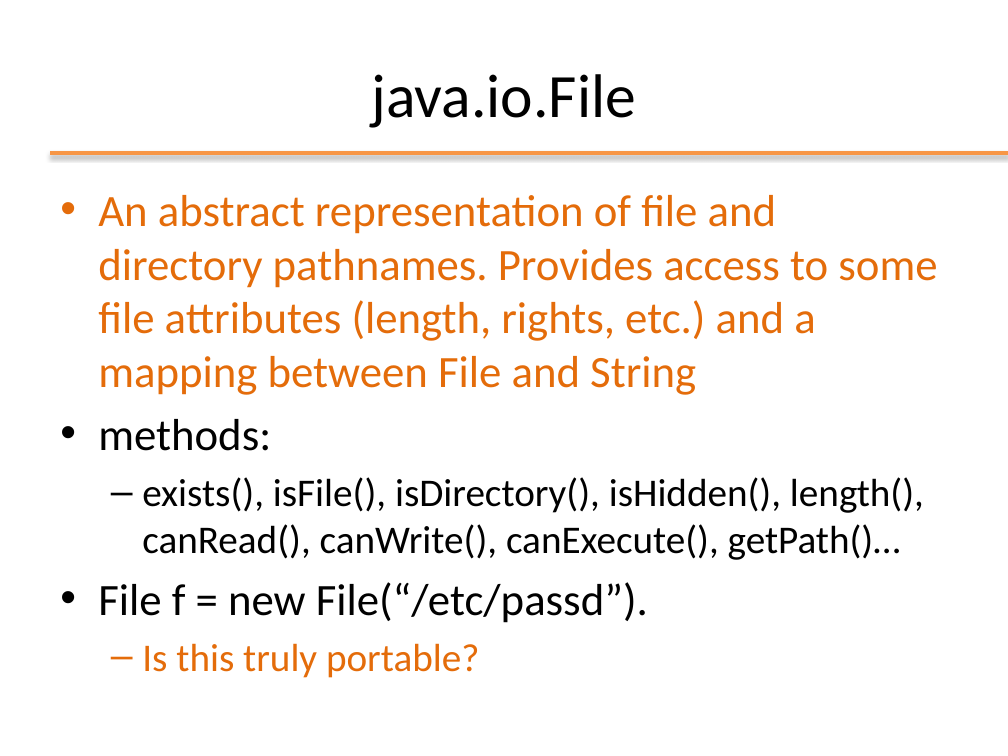
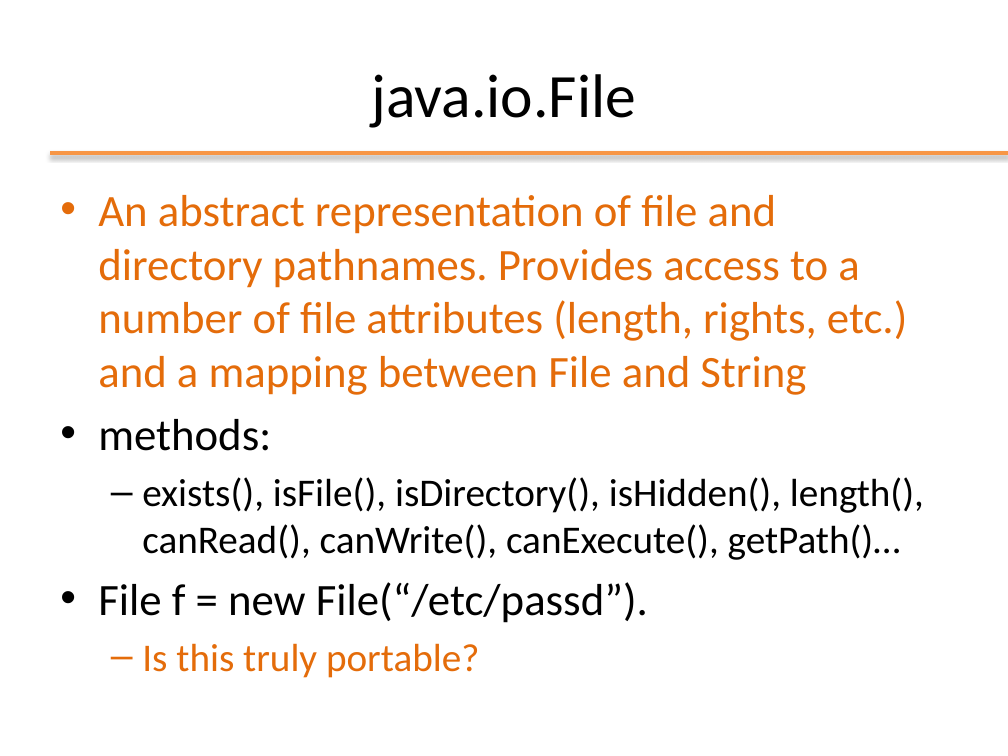
Before and after one commit to Andrea99-beep/ooprogramming, a slide deck: slide 2 of slides/ppt/10_IO.pptx (slide 15 before the commit). Drawn at 1008x756 pixels with LibreOffice and Linux fonts; fonts in the diff are those of the drawing; background and template pictures are left out. Boxes give left, top, right and bottom in pixels: in the first picture for what was removed or moved away, otherwise in the second. Text is boxed around its words. In the diff, an @@ line names an element or a change of style, - is before the commit and + after.

```diff
--- a/slides/ppt/10_IO.pptx
+++ b/slides/ppt/10_IO.pptx
@@ text at box(98, 195, 907, 395): text changed @@
-• An abstract representation of file and directory pathnames. Provides access to some file attributes (length, rights, etc.) and a mapping between File and String
+• An abstract representation of file and directory pathnames. Provides access to a number of file attributes (length, rights, etc.) and a mapping between File and String
```
Also in this commit, not shown: 12 other slides changed, 2 slides removed, 35 other files.
